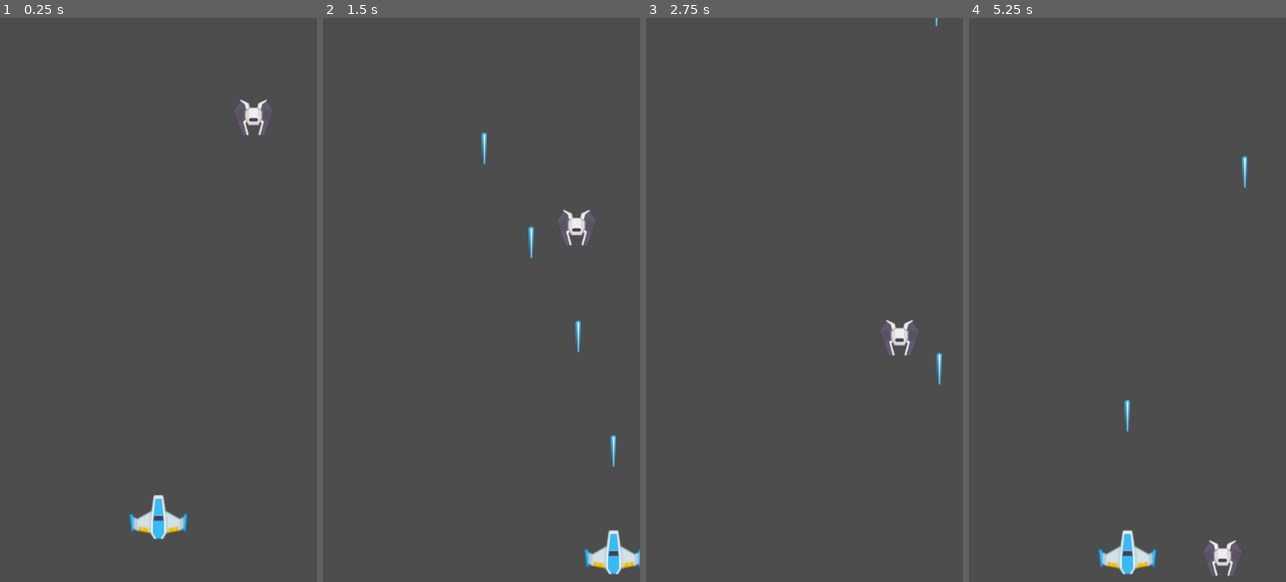
Above: before the commit, frames 1-4 (left to right).
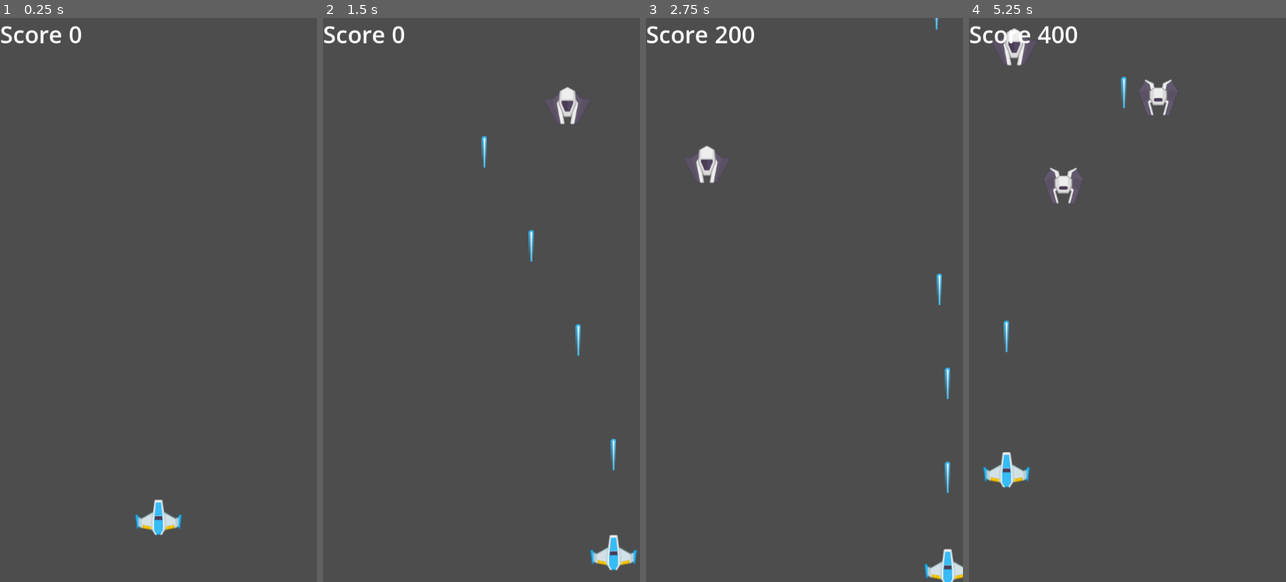
Above: after the commit, the same moments.

Repository: anabelacejas/2025-TP-INTEGRADOR-Q1-M3
Game: Godot game, scene res://Scenes/game.tscn
Same seed, same stepped clock (60 frames per second), same inputs: the game is played once before the commit and once after it.
Inputs:
- Up to frame 1 (0.25 s): no input
- Up to frame 2 (1.5 s): hold D (move_right) 0.53-1.28 s; hold Space (shoot) 0.53-1.28 s; hold S (move_down) from 1.28 s (still down); tap Space (shoot) at 1.35 s
- Up to frame 3 (2.75 s): release S (move_down) at 2.03 s; hold D (move_right) from 2.03 s (still down); hold Space (shoot) from 2.03 s (still down)
- Up to frame 4 (5.25 s): release D (move_right) at 2.78 s; release Space (shoot) at 2.78 s; hold W (move_up) 2.78-3.53 s; tap Space (shoot) at 2.85, 4.35 s; hold Space (shoot) 3.53-4.28 s; hold A (move_left) 3.53-5.03 s; hold S (move_down) from 5.03 s (still down); hold Space (shoot) from 5.03 s (still down)

The runs differ from the first frame. In frame 1, 1.3% of the frame differs, in the area x 0-86%, y 1-93%; in frame 2, 1.7%; in frame 3, 2.0%; in frame 4, 3.5%, in the area x 0-88%, y 1-99%.

Commit message:
Add Fast Enemy - add score HUD - add HP

Diff:
--- a/Scenes/enemy.tscn
+++ b/Scenes/enemy.tscn
@@ -10,6 +10,7 @@
 collision_layer = 4
 collision_mask = 3
 script = ExtResource("1_1f0kj")
+hp = 2
 
 [node name="Sprite2D" type="Sprite2D" parent="."]
 position = Vector2(-9.53674e-07, -0.999999)
@@ -21,3 +22,6 @@
 
 [node name="VisibleOnScreenNotifier2D" type="VisibleOnScreenNotifier2D" parent="."]
 position = Vector2(0, -52)
+
+[connection signal="body_entered" from="." to="." method="_on_body_entered"]
+[connection signal="screen_exited" from="VisibleOnScreenNotifier2D" to="." method="_on_visible_on_screen_notifier_2d_screen_exited"]
--- /dev/null
+++ b/Scenes/fast_enemy.tscn
@@ -0,0 +1,12 @@
+[gd_scene load_steps=3 format=3 uid="uid://cfbekrnc7yckm"]
+
+[ext_resource type="PackedScene" uid="uid://d3d6rm2xl5dgw" path="res://Scenes/enemy.tscn" id="1_cxytt"]
+[ext_resource type="Texture2D" uid="uid://cqm8lr2mcbatk" path="res://Assets/PNG/Enemies/enemyBlack2.png" id="2_k1dfe"]
+
+[node name="FastEnemy" instance=ExtResource("1_cxytt")]
+speed = 400
+hp = 1
+points = 200
+
+[node name="Sprite2D" parent="." index="0"]
+texture = ExtResource("2_k1dfe")
--- a/Scenes/game.tscn
+++ b/Scenes/game.tscn
@@ -1,23 +1,30 @@
-[gd_scene load_steps=5 format=3 uid="uid://dvssb1a3xo8wa"]
+[gd_scene load_steps=6 format=3 uid="uid://dvssb1a3xo8wa"]
 
 [ext_resource type="PackedScene" uid="uid://cp8l4kfwgubhc" path="res://Scenes/player.tscn" id="1_ebmjs"]
 [ext_resource type="Script" uid="uid://cva4sin53ptj6" path="res://Scripts/game.gd" id="1_qxrlw"]
-[ext_resource type="PackedScene" uid="uid://goa53px3w6g4" path="res://Scenes/laser.tscn" id="3_wrm1d"]
 [ext_resource type="PackedScene" uid="uid://d3d6rm2xl5dgw" path="res://Scenes/enemy.tscn" id="4_3dryh"]
+[ext_resource type="PackedScene" uid="uid://b4i47m4g11fug" path="res://Scenes/hud.tscn" id="4_wowpa"]
+[ext_resource type="PackedScene" uid="uid://cfbekrnc7yckm" path="res://Scenes/fast_enemy.tscn" id="5_wowpa"]
 
 [node name="Game" type="Node2D"]
 script = ExtResource("1_qxrlw")
+enemy_scenes = Array[PackedScene]([ExtResource("4_3dryh"), ExtResource("5_wowpa")])
+
+[node name="UILayer" type="CanvasLayer" parent="."]
+
+[node name="HUD" parent="UILayer" instance=ExtResource("4_wowpa")]
+
+[node name="EnemySpawnTimer" type="Timer" parent="."]
+autostart = true
 
 [node name="Player" parent="." instance=ExtResource("1_ebmjs")]
-position = Vector2(430, 264)
+position = Vector2(438, 254)
 
 [node name="PlayerSpawnPos" type="Marker2D" parent="."]
 position = Vector2(270, 850)
 
-[node name="Laser" parent="." instance=ExtResource("3_wrm1d")]
-position = Vector2(-6, 958)
-
 [node name="LaserContainer" type="Node2D" parent="."]
 
-[node name="Enemy" parent="." instance=ExtResource("4_3dryh")]
-position = Vector2(432, 134)
+[node name="EnemyContainer" type="Node2D" parent="."]
+
+[connection signal="timeout" from="EnemySpawnTimer" to="." method="_on_enemy_spawn_timer_timeout"]
--- /dev/null
+++ b/Scenes/hud.tscn
@@ -0,0 +1,25 @@
+[gd_scene load_steps=3 format=3 uid="uid://b4i47m4g11fug"]
+
+[ext_resource type="Script" uid="uid://bmwxrj5f2vpxt" path="res://Scripts/hud.gd" id="1_e0onf"]
+
+[sub_resource type="LabelSettings" id="LabelSettings_3gfia"]
+font_size = 40
+
+[node name="HUD" type="Control"]
+layout_mode = 3
+anchors_preset = 15
+anchor_right = 1.0
+anchor_bottom = 1.0
+grow_horizontal = 2
+grow_vertical = 2
+script = ExtResource("1_e0onf")
+
+[node name="Score" type="Label" parent="."]
+layout_mode = 1
+anchors_preset = 10
+anchor_right = 1.0
+offset_bottom = 23.0
+grow_horizontal = 2
+text = "Score"
+label_settings = SubResource("LabelSettings_3gfia")
+vertical_alignment = 1
--- a/Scenes/player.tscn
+++ b/Scenes/player.tscn
@@ -8,10 +8,12 @@
 script = ExtResource("1_cvnsp")
 
 [node name="Sprite2D" type="Sprite2D" parent="."]
+scale = Vector2(0.8, 0.8)
 texture = ExtResource("1_v0iea")
 
 [node name="CollisionPolygon2D" type="CollisionPolygon2D" parent="."]
+scale = Vector2(0.8, 0.8)
 polygon = PackedVector2Array(0, 0, -12, -12, -35, 2, -40, 0, -45, -7, -50, -6, -46, 24, -43, 24, -41, 20, -38, 22, -14, 27, -8, 37, 8, 37, 13, 28, 36, 24, 41, 21, 43, 25, 47, 25, 50, -5, 45, -7, 40, -1, 36, 1, 13, -12, 9, -38, -9, -38, -12, -12)
 
 [node name="Aim" type="Marker2D" parent="."]
-position = Vector2(0, -41)
+position = Vector2(0, -35)
--- a/Scripts/enemy.gd
+++ b/Scripts/enemy.gd
@@ -1,9 +1,27 @@
-extends Area2D
+class_name Enemy extends Area2D
 
 @export var speed = 150
+@export var hp = 1
+@export var points = 100
+
+signal killed
 
 func _physics_process(delta):
 	global_position.y += speed * delta
 
 func die():
 	queue_free()
+	killed.emit(points)
+
+func take_damage(amount):
+	hp -= amount
+	if(hp <= 0):
+		die()
+
+func _on_body_entered(body: Node2D):
+	if body is Player:
+		body.die()
+		die()
+
+func _on_visible_on_screen_notifier_2d_screen_exited():
+	die()
--- a/Scripts/game.gd
+++ b/Scripts/game.gd
@@ -1,10 +1,21 @@
 extends Node2D
+
+@export var enemy_scenes: Array[PackedScene] = []
 
 @onready var player_spawn_pos: Marker2D = $PlayerSpawnPos
 @onready var player: CharacterBody2D = $Player
 @onready var laser_container: Node2D = $LaserContainer
+@onready var enemy_container: Node2D = $EnemyContainer
+@onready var timer: Timer = $EnemySpawnTimer
+@onready var hud: Control = $UILayer/HUD
+
+var score := 0:
+	set(value):
+		score = value
+		hud.score = value
 
 func _ready():
+	score = 0
 	assert(player!=null)
 	player.global_position = player_spawn_pos.global_position
 	player.laser_shot.connect(_on_player_laser_shot)
@@ -19,3 +30,15 @@
 	var laser = lascer_scene.instantiate()
 	laser.global_position = location
 	laser_container.add_child(laser)
+
+
+func _on_enemy_spawn_timer_timeout():
+	var enemy = enemy_scenes.pick_random().instantiate()
+	enemy.global_position = Vector2(randf_range(50,500),-50)
+	enemy.killed.connect(_on_enemy_killed)
+	enemy_container.add_child(enemy)
+
+
+func _on_enemy_killed(points):
+	score += points
+	print(score)
--- /dev/null
+++ b/Scripts/hud.gd
@@ -0,0 +1,5 @@
+extends Control
+
+@onready var score = $Score:
+	set(value):
+		score.text = "Score " + str(value)
--- a/Scripts/laser.gd
+++ b/Scripts/laser.gd
@@ -1,16 +1,14 @@
-class_name Enemy extends Area2D
+extends Area2D
 
 @export var speed = 600
 
 func _physics_process(delta):
 	global_position.y += -speed * delta
 
-
 func _on_visible_on_screen_notifier_2d_screen_exited():
 	queue_free()
 
-
-func _on_area_entered(area):
+func _on_area_entered(area: Area2D):
 	if area is Enemy:
-		area.die()
+		area.take_damage(1)
 		queue_free()
--- a/Scripts/player.gd
+++ b/Scripts/player.gd
@@ -1,4 +1,4 @@
-extends CharacterBody2D
+class_name Player extends CharacterBody2D
 
 @export var speed = 300
 @export var firing_rate = 0.25
@@ -9,7 +9,6 @@
 
 var lascer_scene = preload("res://Scenes/laser.tscn")
 var shoot_cd := false
-
 
 func _process(delta):
 	if Input.is_action_pressed("shoot"):
@@ -24,5 +23,11 @@
 	velocity = direction * speed
 	move_and_slide()
 
+	var margin = Vector2(26,26)
+	global_position = global_position.clamp(margin,get_viewport_rect().size - margin)
+
 func shoot():
 	laser_shot.emit(lascer_scene, aim.global_position)
+
+func die():
+	queue_free()
--- a/project.godot
+++ b/project.godot
@@ -34,7 +34,7 @@
 }
 Reset={
 "deadzone": 0.2,
-"events": [Object(InputEventKey,"resource_local_to_scene":false,"resource_name":"","device":0,"window_id":0,"alt_pressed":true,"shift_pressed":false,"ctrl_pressed":false,"meta_pressed":false,"pressed":false,"keycode":0,"physical_keycode":82,"key_label":0,"unicode":0,"location":0,"echo":false,"script":null)
+"events": [Object(InputEventKey,"resource_local_to_scene":false,"resource_name":"","device":-1,"window_id":0,"alt_pressed":false,"shift_pressed":false,"ctrl_pressed":false,"meta_pressed":false,"pressed":false,"keycode":0,"physical_keycode":82,"key_label":0,"unicode":82,"location":0,"echo":false,"script":null)
 ]
 }
 move_right={
Not shown, added: Scripts/hud.gd.uid
